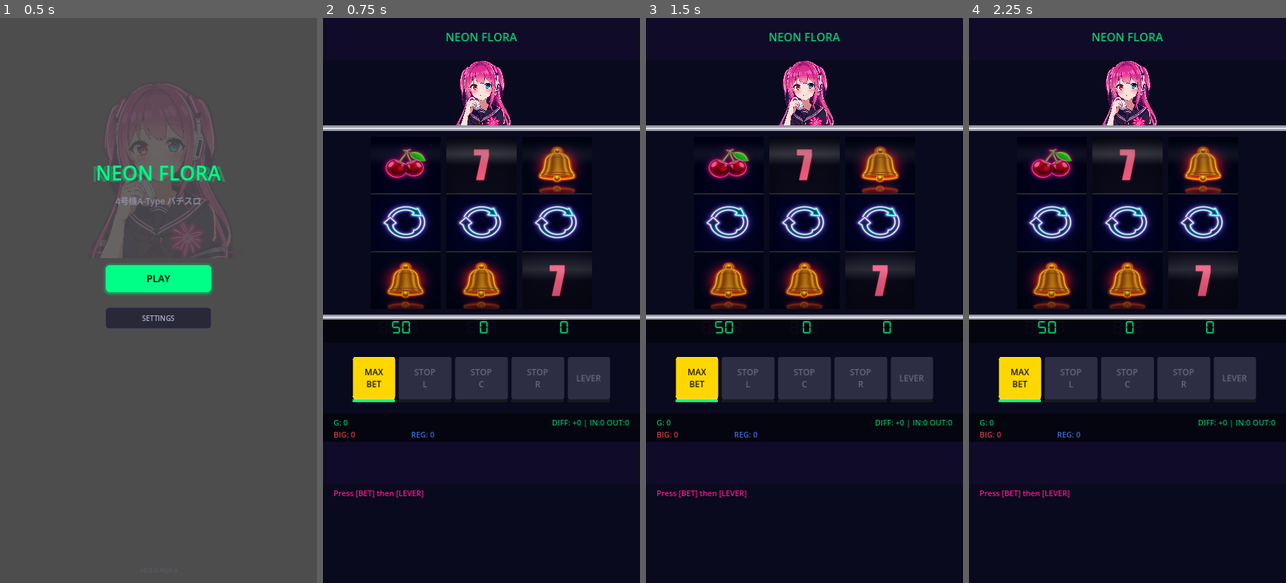
Above: before the commit, frames 1-4 (left to right).
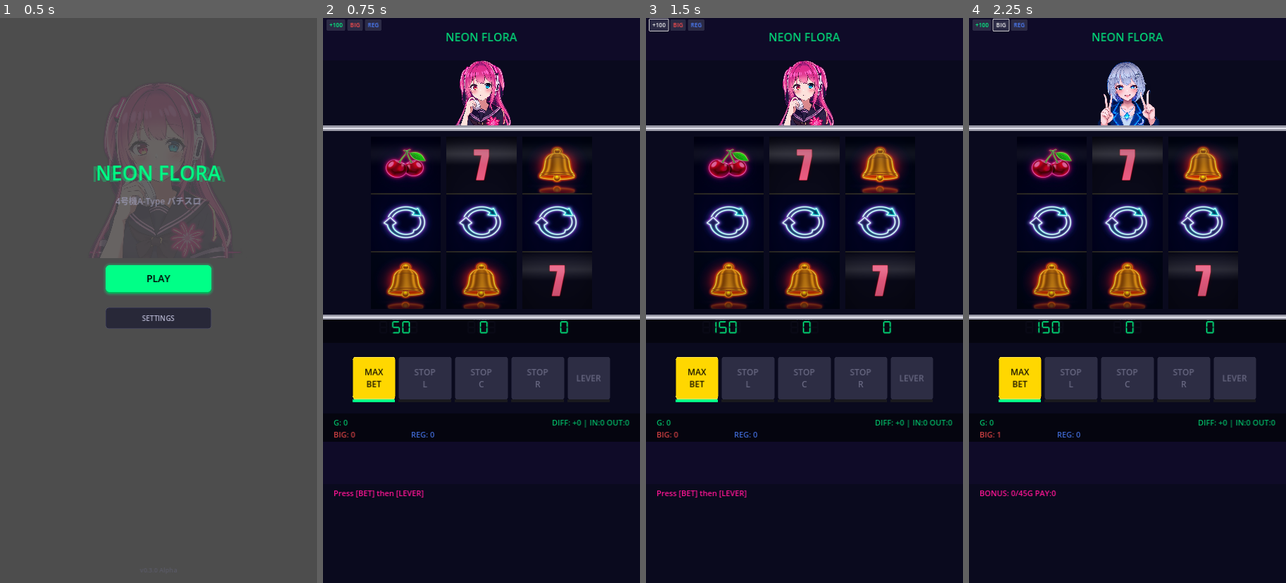
Above: after the commit, the same moments.

Repository: fechirin-cyber/neon-flora
Game: Godot game, scene res://scenes/TitleScreen.tscn
Same seed, same stepped clock (60 frames per second), same inputs: the game is played once before the commit and once after it. Sound files missing from this copy of the repository are replaced by a short silence.
Inputs (mouse positions are in pixels of both pictures, inside the frame that each line leads up to):
- Up to frame 1 (0.5 s): no input
- Up to frame 2 (0.75 s): click "PLAY" at 0.5 s
- Up to frame 3 (1.5 s): click (658, 23) at 1.25 s, where only the run after the commit has a clickable "+100"
- Up to frame 4 (2.25 s): click (1000, 23) at 2 s, where only the run after the commit has a clickable "BIG"

Frame 1 is identical in both runs. In frame 2, 0.3% of the frame differs, in the area x 1-19%, y 0-3%; in frame 3, 0.4%; in frame 4, 2.1%, in the area x 1-61%, y 0-85%.

Commit message:
feat: デバッグメニュー追加（+100クレジット / BIG / REG ボタン）
スロット画面左上にコンパクトなデバッグパネルを配置。
コイン切れ時にUIから直接クレジット追加・ボーナス強制発動が可能。

Co-Authored-By: Claude Opus 4.6 <noreply@anthropic.com>

Diff:
--- a/scripts/game.gd
+++ b/scripts/game.gd
@@ -100,6 +100,9 @@
 
 	# データカウンターセットアップ
 	_setup_data_counter()
+
+	# デバッグメニュー
+	_setup_debug_menu()
 
 	# S-5: 初期BGM再生
 	AudioManager.play_bgm("normal", 0.0)
@@ -664,3 +667,62 @@
 	for btn: Button in _led_rects:
 		var led: ColorRect = _led_rects[btn]
 		led.color = COLOR_LED_INACTIVE if btn.disabled else COLOR_LED_ACTIVE
+
+# --- デバッグメニュー ---
+func _setup_debug_menu() -> void:
+	var panel := HBoxContainer.new()
+	panel.name = "DebugPanel"
+	panel.position = Vector2(10.0, 4.0)
+	panel.add_theme_constant_override("separation", 6)
+	add_child(panel)
+
+	var btn_style := StyleBoxFlat.new()
+	btn_style.bg_color = Color(0.2, 0.2, 0.3, 0.8)
+	btn_style.set_corner_radius_all(4)
+	btn_style.content_margin_left = 8
+	btn_style.content_margin_right = 8
+	btn_style.content_margin_top = 4
+	btn_style.content_margin_bottom = 4
+
+	var font_size := 16
+	var font_color := Color(0.0, 1.0, 0.53)
+
+	# +100 クレジット
+	var credit_btn := Button.new()
+	credit_btn.text = "+100"
+	credit_btn.add_theme_stylebox_override("normal", btn_style)
+	credit_btn.add_theme_stylebox_override("hover", btn_style)
+	credit_btn.add_theme_stylebox_override("pressed", btn_style)
+	credit_btn.add_theme_font_size_override("font_size", font_size)
+	credit_btn.add_theme_color_override("font_color", font_color)
+	credit_btn.pressed.connect(func() -> void:
+		SlotEngine.debug_add_credit(100)
+		_update_display()
+	)
+	panel.add_child(credit_btn)
+
+	# BIG強制
+	var big_btn := Button.new()
+	big_btn.text = "BIG"
+	big_btn.add_theme_stylebox_override("normal", btn_style)
+	big_btn.add_theme_stylebox_override("hover", btn_style)
+	big_btn.add_theme_stylebox_override("pressed", btn_style)
+	big_btn.add_theme_font_size_override("font_size", font_size)
+	big_btn.add_theme_color_override("font_color", Color(1.0, 0.3, 0.3))
+	big_btn.pressed.connect(func() -> void:
+		SlotEngine.debug_start_bonus_now("BIG")
+	)
+	panel.add_child(big_btn)
+
+	# REG強制
+	var reg_btn := Button.new()
+	reg_btn.text = "REG"
+	reg_btn.add_theme_stylebox_override("normal", btn_style)
+	reg_btn.add_theme_stylebox_override("hover", btn_style)
+	reg_btn.add_theme_stylebox_override("pressed", btn_style)
+	reg_btn.add_theme_font_size_override("font_size", font_size)
+	reg_btn.add_theme_color_override("font_color", Color(0.3, 0.5, 1.0))
+	reg_btn.pressed.connect(func() -> void:
+		SlotEngine.debug_start_bonus_now("REG")
+	)
+	panel.add_child(reg_btn)
